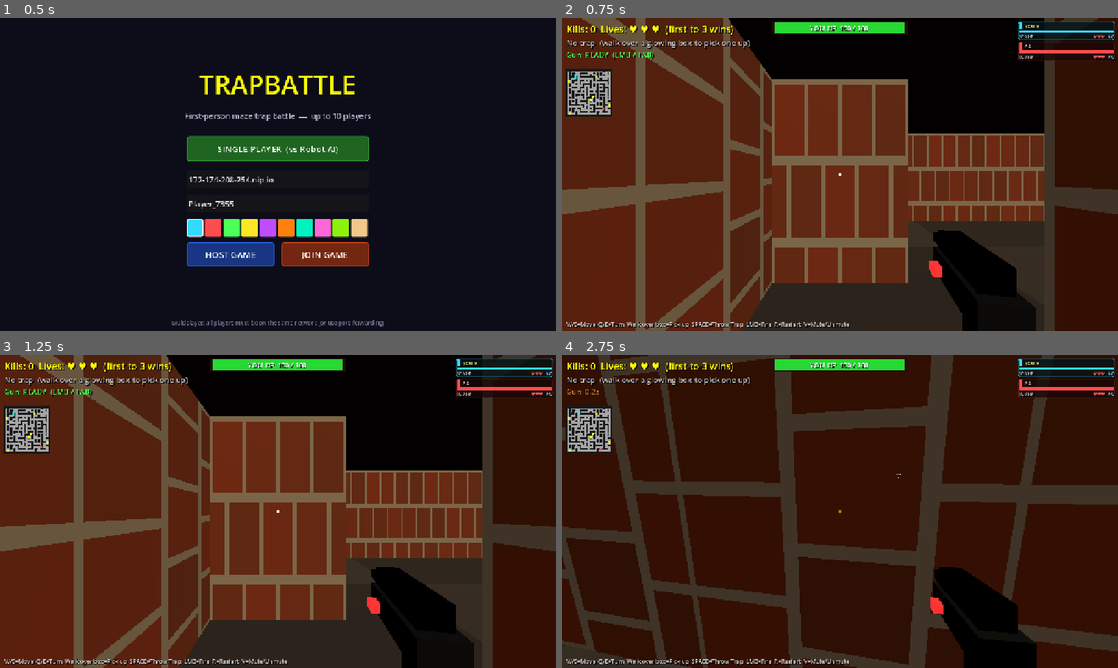
Above: before the commit, frames 1-4 (two rows, left to right).
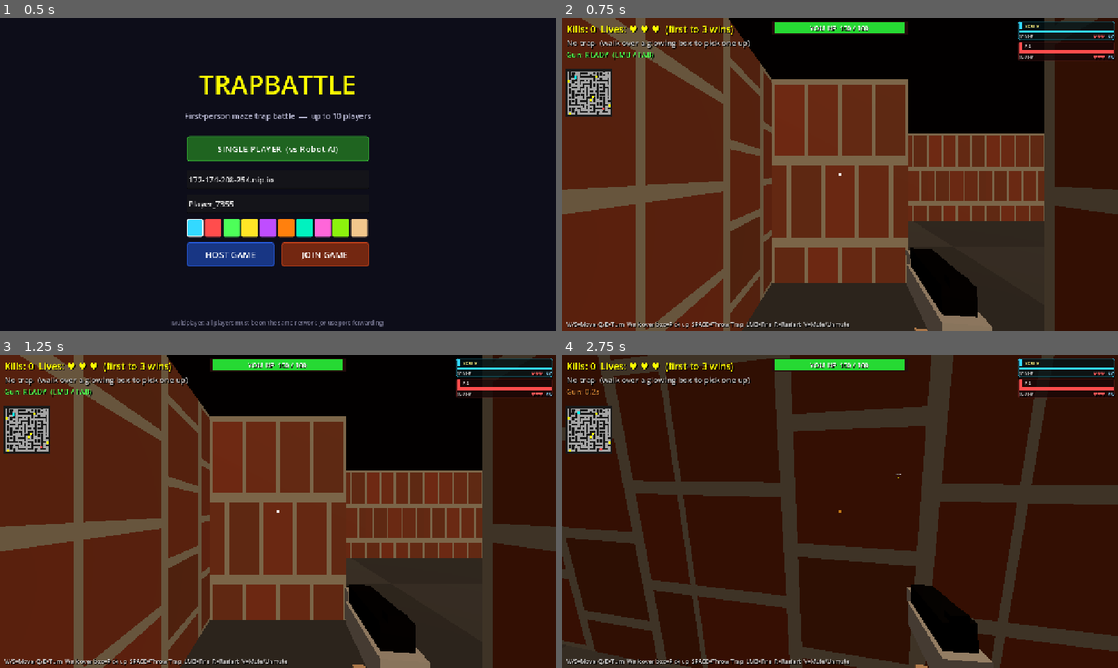
Above: after the commit, the same moments.

Repository: jyacine/trapbattle
Game: Godot game, scene res://scenes/Main.tscn
The game is run twice, just before and just after one commit, with the same random seed, the same clock (stepped at 60 frames per second) and the same inputs.
Inputs (mouse positions are in pixels of both pictures, inside the frame that each line leads up to):
- Up to frame 1 (0.5 s): no input
- Up to frame 2 (0.75 s): click "SINGLE PLAYER (vs Robot AI)" at 0.5 s
- Up to frame 3 (1.25 s): no input
- Up to frame 4 (2.75 s): tap Enter at 1.25 s; move the mouse to (867, 511) at 1.27 s; hold Q 1.28-2.03 s; hold Up (ui_up) from 1.28 s (still down); click (867, 511) at 1.42 s; tap Space at 1.52, 2.27 s; move the mouse to (812, 511) at 2.02 s; tap E at 2.1 s

Frame 1 is identical in both runs. In frame 2, 4.8% of the frame differs, in the area x 61-86%, y 67-100%; in frame 3, 4.8%, in the area x 62-86%, y 67-100%; in frame 4, 4.6%.

Commit message:
Redesign first-person viewmodel: white handcannon with visible hand/arm
Replace the grey pistol viewmodel with an FPS-style held weapon matching
the reference: white frame, black slide/barrel/sights, and a skin-toned
hand, thumb, and forearm receding to the bottom-right. _vm_box now returns
the mesh so individual parts (grip, hand, arm) can be angled.

Co-Authored-By: Claude Sonnet 4.6 <noreply@anthropic.com>

Diff:
--- a/scripts/player.gd
+++ b/scripts/player.gd
@@ -381,39 +381,55 @@
 # ── Viewmodel ─────────────────────────────────────────────────────────────────
 func _build_viewmodel() -> void:
 	_viewmodel_root = Node3D.new()
-	# Bottom-right of view, angled slightly inward
-	_viewmodel_root.position        = Vector3(0.24, -0.20, -0.38)
-	_viewmodel_root.rotation_degrees = Vector3(0.0, -10.0, 0.0)
+	# Held low and to the right, pointing forward — matches the FPS reference shot.
+	_viewmodel_root.position        = Vector3(0.20, -0.26, -0.42)
+	_viewmodel_root.rotation_degrees = Vector3(-4.0, -6.0, 0.0)
 	camera_node.add_child(_viewmodel_root)
 
-	var grey = StandardMaterial3D.new()
-	grey.albedo_color = Color(0.28, 0.31, 0.36)
-	grey.metallic = 0.85; grey.roughness = 0.22
-
-	var dark = StandardMaterial3D.new()
-	dark.albedo_color = Color(0.15, 0.17, 0.20)
-	dark.metallic = 0.90; dark.roughness = 0.18
-
-	var red_mat = StandardMaterial3D.new()
-	red_mat.albedo_color = Color(0.85, 0.05, 0.05)
-	red_mat.emission_enabled = true
-	red_mat.emission = Color(1.0, 0.08, 0.08)
-	red_mat.emission_energy_multiplier = 2.5
-
-	# Frame / lower receiver
-	_vm_box(Vector3(0.068, 0.052, 0.220), Vector3( 0.000,  0.000,  0.000), grey)
-	# Slide (upper, slightly narrower and taller)
-	_vm_box(Vector3(0.050, 0.040, 0.195), Vector3( 0.000,  0.046, -0.008), dark)
-	# Barrel extension past slide
-	_vm_box(Vector3(0.024, 0.024, 0.085), Vector3( 0.000,  0.026, -0.148), dark)
-	# Grip
-	_vm_box(Vector3(0.056, 0.108, 0.052), Vector3( 0.003, -0.078,  0.062), grey)
-	# Trigger guard
-	_vm_box(Vector3(0.010, 0.006, 0.050), Vector3( 0.000, -0.025,  0.008), dark)
-	# Red laser sight on left flank
-	_vm_box(Vector3(0.018, 0.020, 0.034), Vector3(-0.044, -0.005, -0.055), red_mat)
-
-func _vm_box(size: Vector3, pos: Vector3, mat: StandardMaterial3D) -> void:
+	# ── Materials ──────────────────────────────────────────────────────────────
+	# White "Handcannon" body
+	var white = StandardMaterial3D.new()
+	white.albedo_color = Color(0.93, 0.93, 0.95)
+	white.metallic = 0.30; white.roughness = 0.35
+
+	# Black slide / barrel / details
+	var black = StandardMaterial3D.new()
+	black.albedo_color = Color(0.09, 0.09, 0.11)
+	black.metallic = 0.55; black.roughness = 0.30
+
+	# Skin tone for the hand & forearm
+	var skin = StandardMaterial3D.new()
+	skin.albedo_color = Color(0.95, 0.78, 0.62)
+	skin.metallic = 0.0; skin.roughness = 0.85
+
+	# ── Gun ──────────────────────────────────────────────────────────────────────
+	# Frame / lower receiver (white)
+	_vm_box(Vector3(0.070, 0.056, 0.240), Vector3( 0.000,  0.000,  0.000), white)
+	# Slide (black, sits on top)
+	_vm_box(Vector3(0.054, 0.046, 0.210), Vector3( 0.000,  0.050, -0.006), black)
+	# Front slide serration block / muzzle housing
+	_vm_box(Vector3(0.050, 0.040, 0.050), Vector3( 0.000,  0.030, -0.150), white)
+	# Barrel tip
+	_vm_box(Vector3(0.022, 0.022, 0.040), Vector3( 0.000,  0.030, -0.190), black)
+	# Rear sight nub
+	_vm_box(Vector3(0.030, 0.014, 0.022), Vector3( 0.000,  0.078,  0.090), black)
+	# Grip (white, angled back)
+	var grip = _vm_box(Vector3(0.060, 0.140, 0.060), Vector3( 0.004, -0.096,  0.080), white)
+	grip.rotation_degrees = Vector3(18.0, 0.0, 0.0)
+	# Trigger guard underside (black)
+	_vm_box(Vector3(0.012, 0.008, 0.058), Vector3( 0.000, -0.030,  0.014), black)
+
+	# ── Hand & forearm (held the gun) ───────────────────────────────────────────
+	# Hand wrapping the grip
+	var hand = _vm_box(Vector3(0.090, 0.110, 0.090), Vector3( 0.010, -0.110,  0.090), skin)
+	hand.rotation_degrees = Vector3(18.0, 0.0, 0.0)
+	# Thumb along the left of the frame
+	_vm_box(Vector3(0.024, 0.030, 0.080), Vector3(-0.040, -0.060,  0.060), skin)
+	# Forearm receding toward the bottom-right corner of the screen
+	var arm = _vm_box(Vector3(0.130, 0.130, 0.300), Vector3( 0.060, -0.230,  0.230), skin)
+	arm.rotation_degrees = Vector3(28.0, -10.0, 6.0)
+
+func _vm_box(size: Vector3, pos: Vector3, mat: StandardMaterial3D) -> MeshInstance3D:
 	var mi := MeshInstance3D.new()
 	var bm := BoxMesh.new()
 	bm.size = size
@@ -421,6 +437,7 @@
 	mi.set_surface_override_material(0, mat)
 	mi.position = pos
 	_viewmodel_root.add_child(mi)
+	return mi
 
 func _update_viewmodel(delta: float) -> void:
 	if _viewmodel_root == null: return
@@ -436,8 +453,8 @@
 	var recoil_rot := -_vm_recoil * 6.0   # muzzle lifts on fire
 
 	_viewmodel_root.position = Vector3(
-		0.24  + idle_x,
-		-0.20 + idle_y,
-		-0.38 + recoil_z
+		0.20  + idle_x,
+		-0.26 + idle_y,
+		-0.42 + recoil_z
 	)
-	_viewmodel_root.rotation_degrees = Vector3(recoil_rot, -10.0, 0.0)
+	_viewmodel_root.rotation_degrees = Vector3(-4.0 + recoil_rot, -6.0, 0.0)
